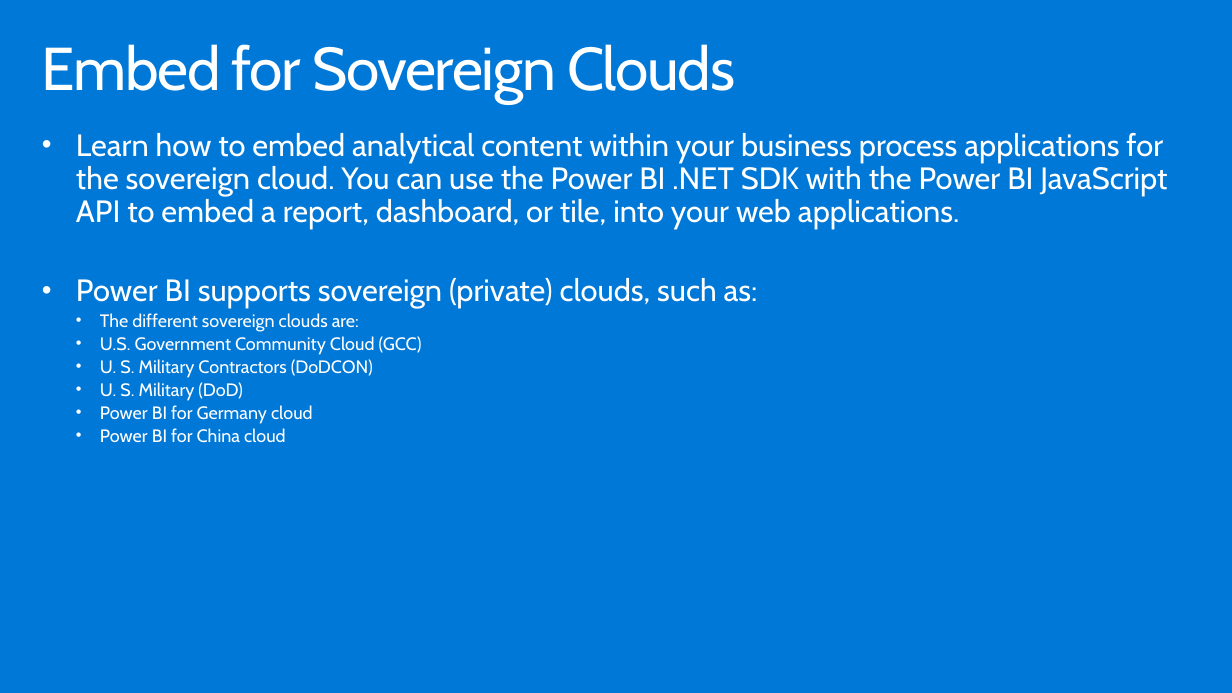
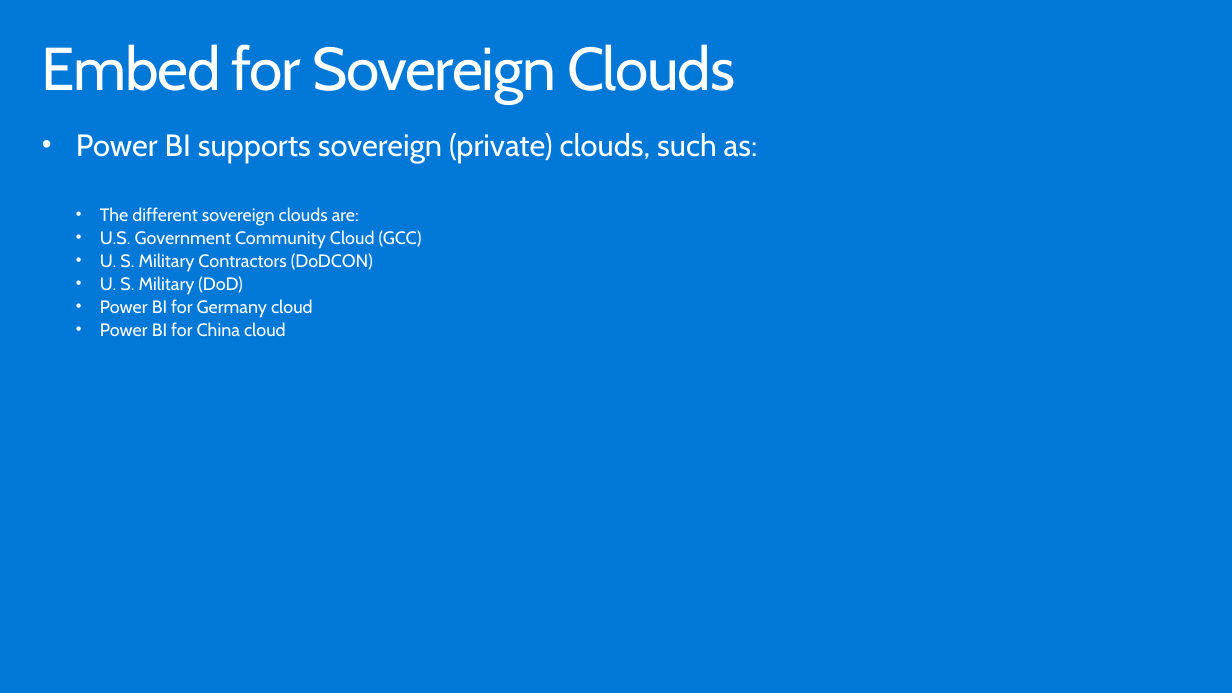
Before and after one commit to hnc198/AzurePowerBI, a slide deck: slide 15 of Hands-on Modules/Embedding/5. Ways to Embed Power BI objects.pptx (slide 12 before the commit). Drawn at 1232x693 pixels with LibreOffice and Linux fonts; fonts in the diff are those of the drawing. Boxes give left, top, right and bottom in pixels: in the first picture for what was removed or moved away, otherwise in the second. Text is boxed around its words. In the diff, an @@ line names an element or a change of style, - is before the commit and + after.

```diff
--- a/Hands-on Modules/Embedding/5. Ways to Embed Power BI objects.pptx
+++ b/Hands-on Modules/Embedding/5. Ways to Embed Power BI objects.pptx
@@ text at bbox=[76, 133, 1167, 229]: paragraph removed @@
-• Learn how to embed analytical content within your business process applications for the sovereign cloud. You can use the Power BI .NET SDK with the Power BI JavaScript API to embed a report, dashboard, or tile, into your web applications.
```
Also in this commit, not shown: 4 other slides changed, 3 slides added, 4 other files.
